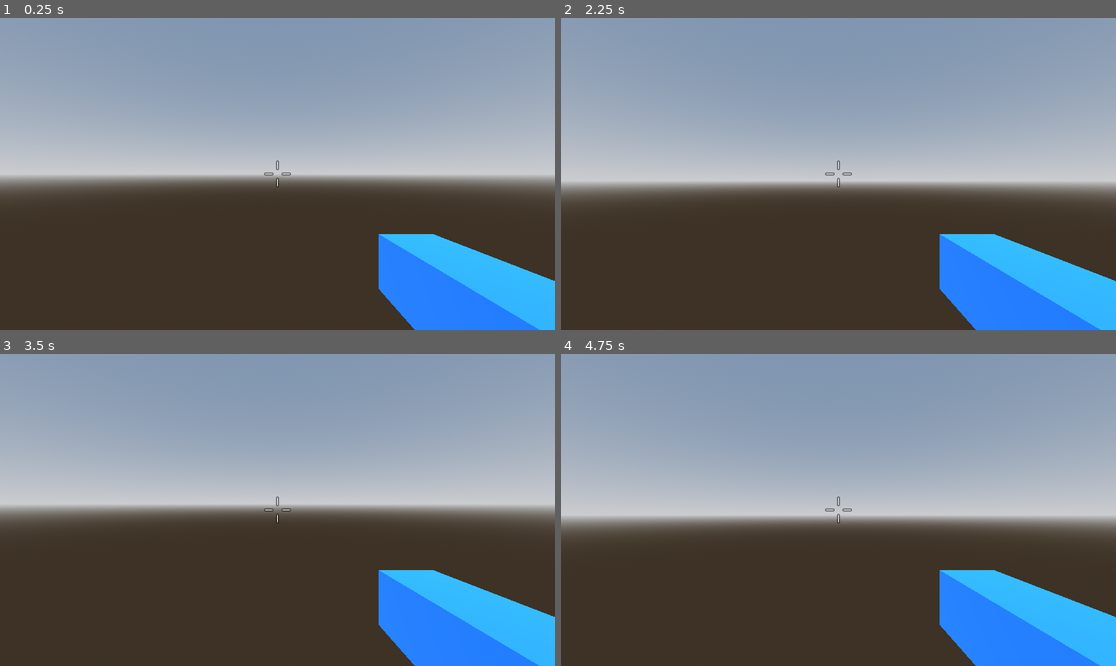
Above: before the commit, frames 1-4 (two rows, left to right).
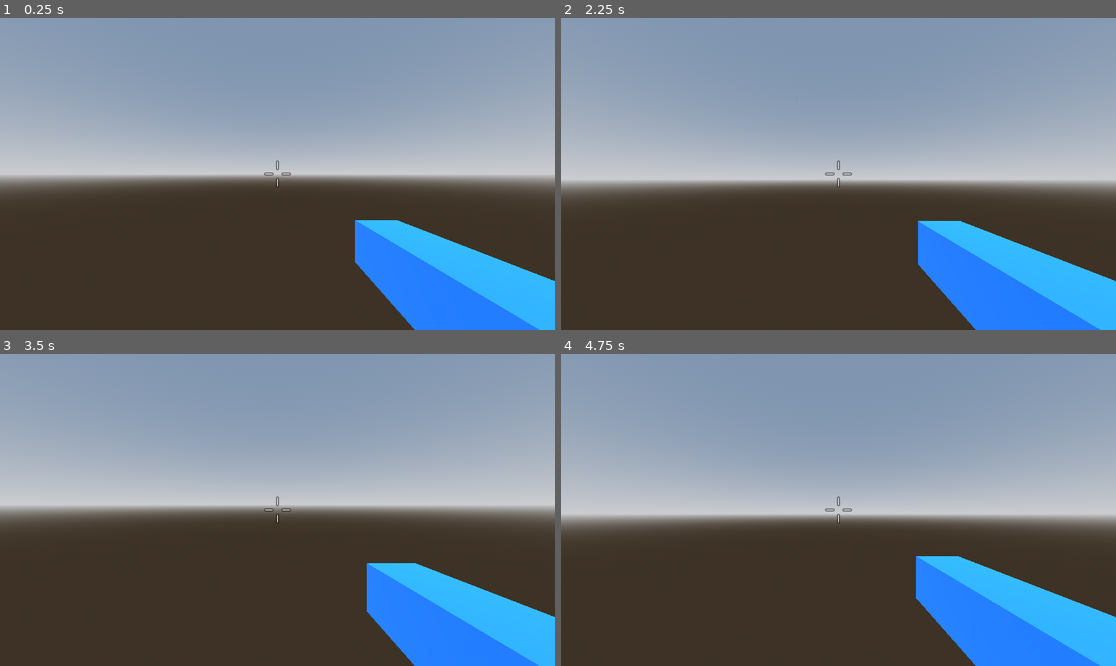
Above: after the commit, the same moments.

Repository: rsrasmu2/Brackeys2025
Game: Godot game, scene res://assets/main/main.tscn
Same seed, same stepped clock (60 frames per second), same inputs: the game is played once before the commit and once after it.
Inputs (mouse positions are in pixels of both pictures, inside the frame that each line leads up to):
- Up to frame 1 (0.25 s): no input
- Up to frame 2 (2.25 s): tap Enter at 0.5 s; move the mouse to (866, 174) at 0.52 s; hold Shift (sprint) 0.53-1.28 s; hold W (move_forward) from 0.53 s (still down); tap Space (jump) at 0.77, 1.25, 1.52 s; move the mouse to (810, 174) at 1.27 s; click (810, 174) at 1.35 s; tap Shift (sprint) at 1.55 s; move the mouse to (849, 167) at 2.02 s; hold Shift (sprint) from 2.03 s (still down)
- Up to frame 3 (3.5 s): keep holding W (move_forward); tap Enter at 2.75 s; move the mouse to (271, 516) at 2.77 s; release Shift (sprint) at 2.78 s; tap Shift (sprint) at 2.85 s; tap Space (jump) at 3.02 s
- Up to frame 4 (4.75 s): keep holding W (move_forward); tap Space (jump) at 3.5, 3.77, 4.52 s; move the mouse to (877, 513) at 3.52 s; press the mouse at (877, 513) at 3.53 s; tap Shift (sprint) at 3.8, 4.35 s; move the mouse to (794, 506) at 4.27 s; release the mouse at (794, 506) at 4.28 s

The runs differ from the first frame. In frame 1, 1.0% of the frame differs, in the area x 63-78%, y 64-87%; in frame 2, 2.5%, in the area x 17-83%, y 25-87%; in frame 3, 0.6%; in frame 4, 2.2%.

Commit message:
Add sprint FOV change

Diff:
--- a/assets/player/player.gd
+++ b/assets/player/player.gd
@@ -10,7 +10,13 @@
 
 const GRAVITY: float = 9.8
 
-var is_sprinting: bool = false
+signal is_sprinting_changed(is_sprinting: bool)
+
+var is_sprinting: bool = false:
+	set(value):
+		if is_sprinting != value:
+			is_sprinting = value
+			emit_signal(is_sprinting_changed.get_name(), is_sprinting)
 
 var _delta: float = 0
 var _in_air: bool = false
@@ -19,11 +25,11 @@
 func _process(delta: float) -> void:
 	_delta = delta
 	var target_position: Vector3 = Vector3.ZERO # I hate that this can't be null
-	if $Camera3D/RayCast3D.is_colliding():
-		target_position = $Camera3D/RayCast3D.get_collision_point()
+	if $PlayerCamera/RayCast3D.is_colliding():
+		target_position = $PlayerCamera/RayCast3D.get_collision_point()
 	else:
-		target_position = $Camera3D/RayCast3D.global_position + $Camera3D/RayCast3D.global_basis.z * 100
-	$Camera3D/Gun.set_aim_target(target_position)
+		target_position = $PlayerCamera/RayCast3D.global_position + $PlayerCamera/RayCast3D.global_basis.z * 100
+	$PlayerCamera/Gun.set_aim_target(target_position)
 
 func _physics_process(delta: float) -> void:
 	# Apply gravity
@@ -37,6 +43,9 @@
 	move_and_slide()
 
 func set_horizontal_velocity(direction: Vector2) -> void:
+	if direction == Vector2.ZERO:
+		is_sprinting = false
+
 	var target_velocity: Vector2 = direction * SPEED
 	if _is_firing:
 		target_velocity *= FIRING_MULT
--- a/assets/player/player.tscn
+++ b/assets/player/player.tscn
@@ -1,9 +1,10 @@
-[gd_scene load_steps=7 format=3 uid="uid://4hdasq5m51u7"]
+[gd_scene load_steps=8 format=3 uid="uid://4hdasq5m51u7"]
 
 [ext_resource type="Script" uid="uid://d0djxk6bebcvl" path="res://assets/player/mouse_rotation.gd" id="1_d6veg"]
 [ext_resource type="Script" uid="uid://dmbr33yr2d1ck" path="res://assets/player/player.gd" id="1_v2miy"]
 [ext_resource type="Script" uid="uid://saiatjsdyypn" path="res://assets/player/player_movement.gd" id="2_h6syq"]
 [ext_resource type="Texture2D" uid="uid://ceh4xbfgvp1x4" path="res://assets/player/crosshair012.png" id="2_ouxva"]
+[ext_resource type="Script" uid="uid://131tkdjps5ux" path="res://assets/player/player_camera.gd" id="2_tb4ck"]
 [ext_resource type="PackedScene" uid="uid://b4xojb6sb1hqf" path="res://assets/gun/gun.tscn" id="2_toylo"]
 
 [sub_resource type="CapsuleShape3D" id="CapsuleShape3D_hgb4b"]
@@ -13,18 +14,21 @@
 collision_mask = 5
 script = ExtResource("1_v2miy")
 
-[node name="Camera3D" type="Camera3D" parent="."]
+[node name="PlayerCamera" type="Camera3D" parent="."]
 transform = Transform3D(1, 0, 0, 0, 1, 0, 0, 0, 1, 0, 1.43, 0)
+fov = 90.0
+script = ExtResource("2_tb4ck")
+_sprint_fov = 82
 
-[node name="Gun" parent="Camera3D" instance=ExtResource("2_toylo")]
+[node name="Gun" parent="PlayerCamera" instance=ExtResource("2_toylo")]
 transform = Transform3D(1, 0, 0, 0, 1, 0, 0, 0, 1, 0.47, -0.32, -0.261)
 
-[node name="RayCast3D" type="RayCast3D" parent="Camera3D"]
+[node name="RayCast3D" type="RayCast3D" parent="PlayerCamera"]
 transform = Transform3D(-1, 0, -8.74228e-08, 0, 1, 0, 8.74228e-08, 0, -1, 0, 0, 0)
 target_position = Vector3(0, 0, 100)
 collision_mask = 5
 
-[node name="Crosshair" type="TextureRect" parent="Camera3D"]
+[node name="Crosshair" type="TextureRect" parent="PlayerCamera"]
 anchors_preset = 8
 anchor_left = 0.5
 anchor_top = 0.5
@@ -45,10 +49,11 @@
 [node name="MouseRotation" type="Node" parent="." node_paths=PackedStringArray("horizontal_rotator", "vertical_rotator")]
 script = ExtResource("1_d6veg")
 horizontal_rotator = NodePath("..")
-vertical_rotator = NodePath("../Camera3D")
+vertical_rotator = NodePath("../PlayerCamera")
 
 [node name="PlayerMovement" type="Node" parent="." node_paths=PackedStringArray("target")]
 script = ExtResource("2_h6syq")
 target = NodePath("..")
 
-[connection signal="firing_changed" from="Camera3D/Gun" to="." method="_on_gun_firing_changed"]
+[connection signal="is_sprinting_changed" from="." to="PlayerCamera" method="_on_player_is_sprinting_changed"]
+[connection signal="firing_changed" from="PlayerCamera/Gun" to="." method="_on_gun_firing_changed"]
--- /dev/null
+++ b/assets/player/player_camera.gd
@@ -0,0 +1,11 @@
+extends Camera3D
+
+@export var _sprint_fov = 75
+@onready var _starting_fov = self.fov
+
+func _on_player_is_sprinting_changed(is_sprinting: bool) -> void:
+	var tween = get_tree().create_tween()
+	if is_sprinting:
+		tween.tween_property(self, "fov", _sprint_fov, 0.3).set_trans(Tween.TRANS_CUBIC).set_ease(Tween.EASE_IN_OUT)
+	else:
+		tween.tween_property(self, "fov", _starting_fov, 0.3).set_trans(Tween.TRANS_CUBIC).set_ease(Tween.EASE_IN_OUT)
Not shown, added: assets/player/player_camera.gd.uid
